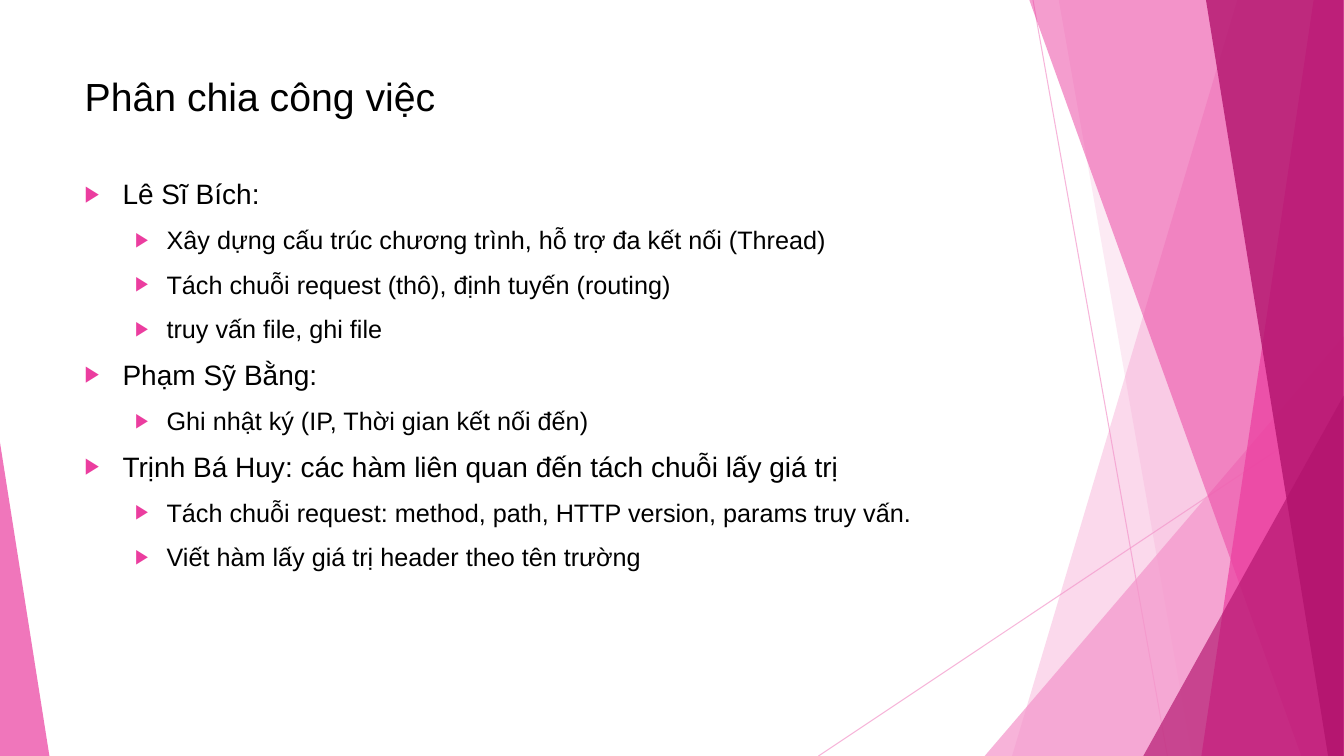
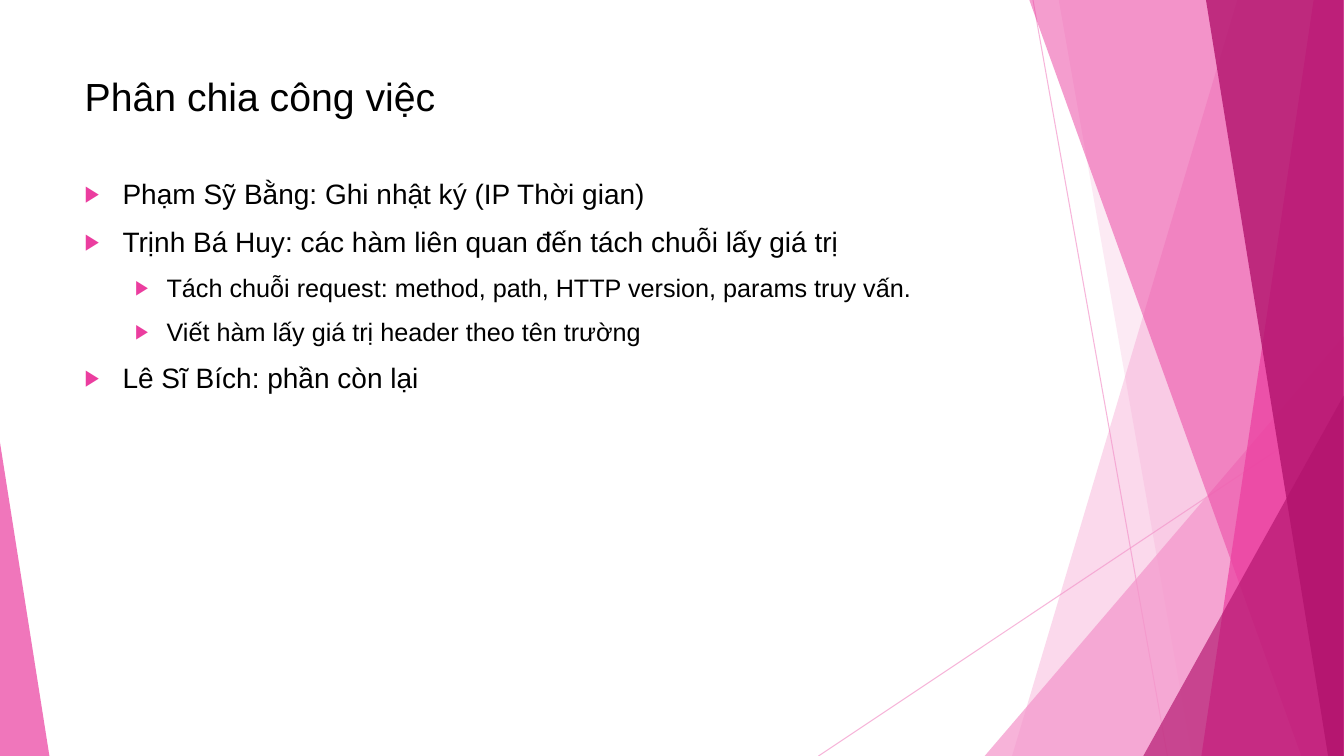
Before and after one commit to moonlight8978/network_programming_20171, a slide deck: slide 4 of FINAL_REPORT.pptx (slide 2 before the commit). Drawn at 1344x756 pixels with LibreOffice and Linux fonts; fonts in the diff are those of the drawing. Boxes give left, top, right and bottom in pixels: in the first picture for what was removed or moved away, otherwise in the second. Text is boxed around its words. In the diff, an @@ line names an element or a change of style, - is before the commit and + after.

```diff
--- a/FINAL_REPORT.pptx
+++ b/FINAL_REPORT.pptx
@@ text at bbox=[123, 183, 644, 210]: text changed; size 18 to 20 pt @@
-▶ Lê Sĩ Bích:
-  ▶ Xây dựng cấu trúc chương trình, hỗ trợ đa kết nối (Thread)
-  ▶ Tách chuỗi request (thô), định tuyến (routing)
-  ▶ truy vấn file, ghi file
-▶ Phạm Sỹ Bằng:
-  ▶ Ghi nhật ký (IP, Thời gian kết nối đến)
+▶ Phạm Sỹ Bằng: Ghi nhật ký (IP Thời gian)
@@ text at bbox=[123, 366, 418, 393]: paragraph added @@
+▶ Lê Sĩ Bích: phần còn lại
```
Also in this commit, not shown: 2 other slides changed.
